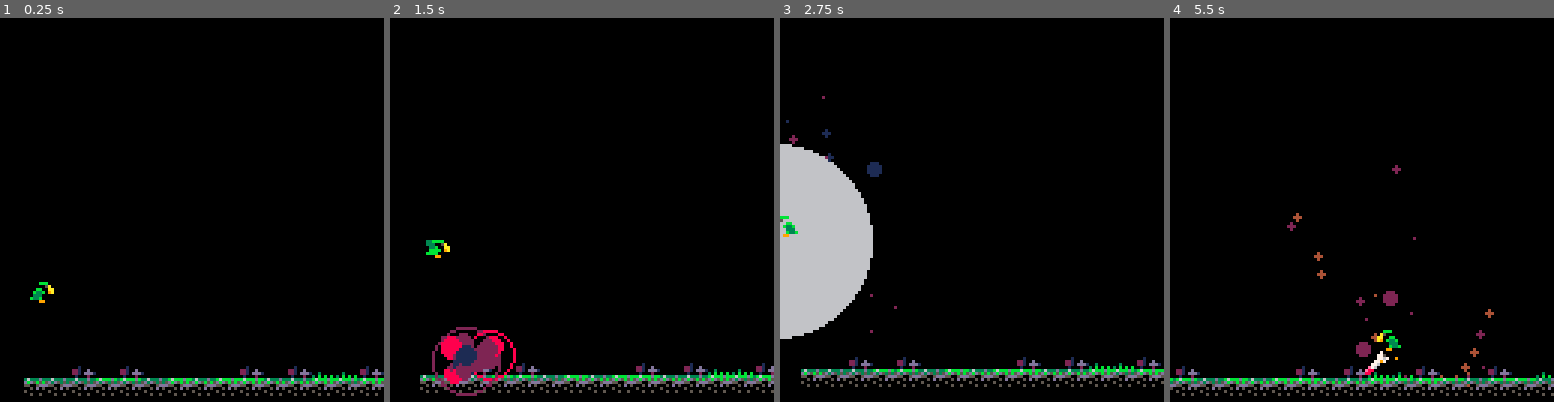
Above: before the commit, frames 1-4 (left to right).
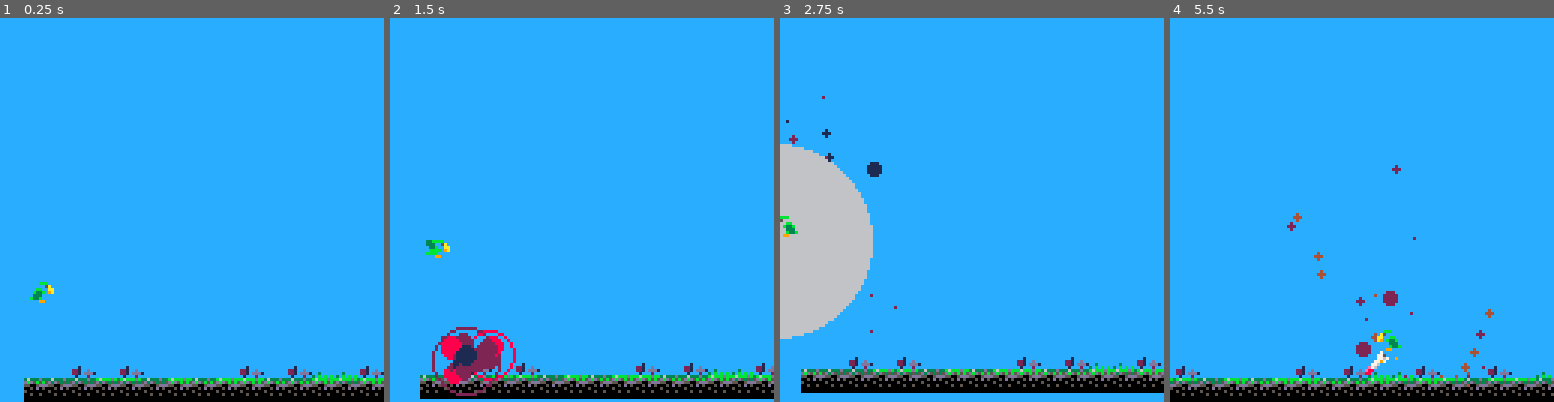
Above: after the commit, the same moments.

Repository: wesen/carts
Game: PICO-8 cartridge games/bird-bomber/bird-bomber.p8
The game is run twice, just before and just after one commit, with the same random seed, the same clock (stepped at 60 frames per second) and the same inputs.
Inputs:
- Up to frame 1 (0.25 s): no input
- Up to frame 2 (1.5 s): tap O (Z key) at 0.33, 0.7, 1.43 s; tap X (X key) at 1.07 s
- Up to frame 3 (2.75 s): hold Left 1.97-2.37 s; tap X (X key) at 2.07, 2.4, 2.73 s; tap O (Z key) at 2.22 s; hold Down from 2.42 s (still down)
- Up to frame 4 (5.5 s): release Down at 2.82 s; hold Right 2.87-3.53 s; tap X (X key) every 0.33 s from 3.07 to 5.4 s; tap O (Z key) at 3.1, 3.98, 4.87 s; hold Up 3.58-4.08 s; hold Right 4.13-4.53 s; hold Down 4.58-5.08 s; hold Left from 5.13 s (still down)

The runs differ from the first frame. In frame 1, 94% of the frame differs, in the area x 0-100%, y 0-100%; in frame 2, 92%; in frame 3, 84%; in frame 4, 92%.

Commit message:
Add blue background

Diff:
--- a/games/bird-bomber/bird-bomber.p8
+++ b/games/bird-bomber/bird-bomber.p8
@@ -311,6 +311,7 @@
 cls_level=class(function(self)
  self.length=80
  self.environment={}
+ self.background={}
  add(self.environment,cls_island.init(self.length))
 end)
 
@@ -331,6 +332,43 @@
   if (do_bboxes_collide_offset(bbox,env,x,y)) return true
  end
  return false
+end
+
+-- cloud
+cls_cloud=class(function(self,x,y,w,h)
+ self.x=x
+ self.y=y
+ self.w=w
+ self.h=h
+end)
+
+function cls_cloud:draw()
+end
+-- island
+
+cls_island=class(function(self,length)
+ self.tiles_top={}
+ self.tiles={}
+ for i=1,length do
+  add(self.tiles,rnd_elt({102,103,104,105,106}))
+  add(self.tiles_top,rnd_elt({86,87,88,89,90}))
+ end
+ self.aax=0
+ self.aay=120
+ self.bbx=length*8
+ self.bby=128
+end)
+
+function cls_island:draw()
+ for i=1,#self.tiles do
+  spr(self.tiles_top[i],i*8,120-8)
+ end
+ palt(0,false)
+ for i=1,#self.tiles do
+  spr(self.tiles[i],i*8,120)
+ end
+ palt()
+ -- rect(self.aax,self.aay,self.bbx,self.bby,8)
 end
 
 cls_player=subclass(cls_actor,function(self)
@@ -569,26 +607,6 @@
 end
 
 
-cls_island=class(function(self,length)
- self.tiles_top={}
- self.tiles={}
- for i=1,length do
-  add(self.tiles,rnd_elt({102,103,104,105,106}))
-  add(self.tiles_top,rnd_elt({86,87,88,89,90}))
- end
- self.aax=0
- self.aay=120
- self.bbx=length*8
- self.bby=128
-end)
-
-function cls_island:draw()
- for i=1,#self.tiles do
-  spr(self.tiles[i],i*8,120)
-  spr(self.tiles_top[i],i*8,120-8)
- end
- -- rect(self.aax,self.aay,self.bbx,self.bby,8)
-end
 
 cls_button=class(function(self,btn_nr,max_hold_time)
  self.btn_nr=btn_nr
@@ -631,7 +649,7 @@
 
 function _draw()
  glb_frame+=1
- cls()
+ cls(12)
 
  local camx,camy
  camx,camy=glb_main_camera:compute_position()
@@ -645,7 +663,6 @@
 end
 
 function _update60()
- cls()
  glb_dt=time()-glb_lasttime
  glb_lasttime=time()
  tick_crs(glb_crs)
--- a/games/bird-bomber/environment.lua
+++ /dev/null
@@ -1,20 +0,0 @@
-cls_island=class(function(self,length)
- self.tiles_top={}
- self.tiles={}
- for i=1,length do
-  add(self.tiles,rnd_elt({102,103,104,105,106}))
-  add(self.tiles_top,rnd_elt({86,87,88,89,90}))
- end
- self.aax=0
- self.aay=120
- self.bbx=length*8
- self.bby=128
-end)
-
-function cls_island:draw()
- for i=1,#self.tiles do
-  spr(self.tiles[i],i*8,120)
-  spr(self.tiles_top[i],i*8,120-8)
- end
- -- rect(self.aax,self.aay,self.bbx,self.bby,8)
-end
--- a/games/bird-bomber/level.lua
+++ b/games/bird-bomber/level.lua
@@ -3,6 +3,7 @@
 cls_level=class(function(self)
  self.length=80
  self.environment={}
+ self.background={}
  add(self.environment,cls_island.init(self.length))
 end)
 
@@ -24,3 +25,40 @@
  end
  return false
 end
+
+-- cloud
+cls_cloud=class(function(self,x,y,w,h)
+ self.x=x
+ self.y=y
+ self.w=w
+ self.h=h
+end)
+
+function cls_cloud:draw()
+end
+-- island
+
+cls_island=class(function(self,length)
+ self.tiles_top={}
+ self.tiles={}
+ for i=1,length do
+  add(self.tiles,rnd_elt({102,103,104,105,106}))
+  add(self.tiles_top,rnd_elt({86,87,88,89,90}))
+ end
+ self.aax=0
+ self.aay=120
+ self.bbx=length*8
+ self.bby=128
+end)
+
+function cls_island:draw()
+ for i=1,#self.tiles do
+  spr(self.tiles_top[i],i*8,120-8)
+ end
+ palt(0,false)
+ for i=1,#self.tiles do
+  spr(self.tiles[i],i*8,120)
+ end
+ palt()
+ -- rect(self.aax,self.aay,self.bbx,self.bby,8)
+end
--- a/games/bird-bomber/main.lua
+++ b/games/bird-bomber/main.lua
@@ -8,7 +8,8 @@
 
 function _draw()
  glb_frame+=1
- cls()
+ palt(0,false)
+ cls(12)
 
  local camx,camy
  camx,camy=glb_main_camera:compute_position()
@@ -22,7 +23,6 @@
 end
 
 function _update60()
- cls()
  glb_dt=time()-glb_lasttime
  glb_lasttime=time()
  tick_crs(glb_crs)
